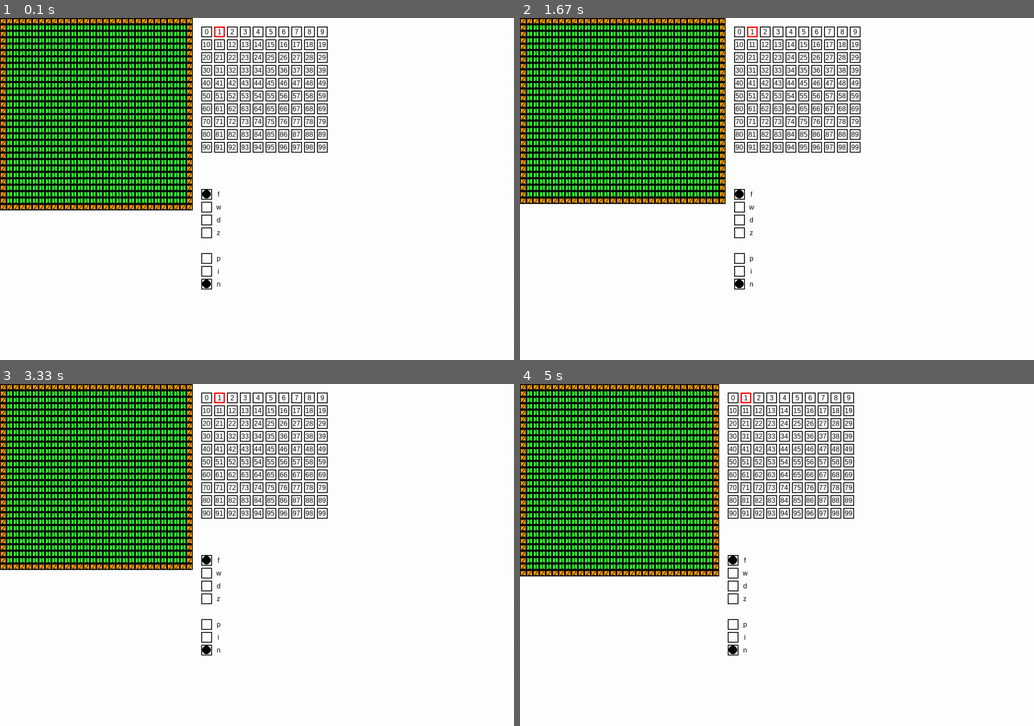
Above: before the commit, frames 1-4 (two rows, left to right).
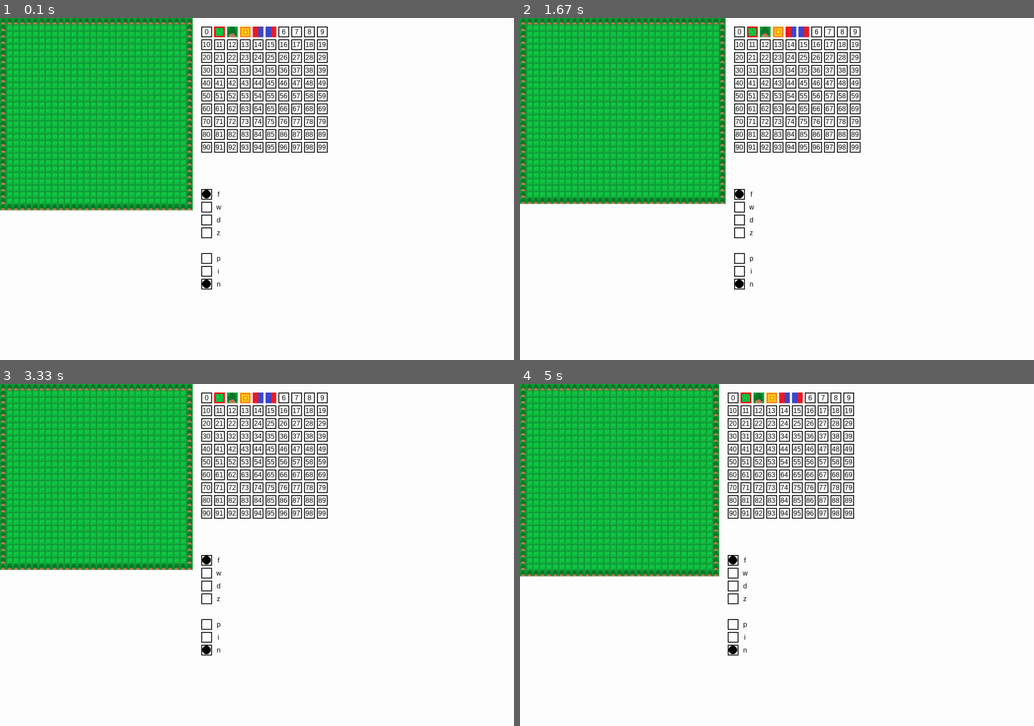
Above: after the commit, the same moments.

Repository: LWhite200/pygames
Game: pygame game, started from Isometric/grid Maker/gridMaker.py
Same seed, same stepped clock (60 frames per second), same inputs: the game is played once before the commit and once after it.
Inputs:
- Up to frame 1 (0.1 s): no input
- Up to frame 2 (1.67 s): hold Right 0.33-0.8 s; hold Up 0.83-1.13 s; hold Right 1.17-1.63 s
- Up to frame 3 (3.33 s): hold Left 1.67-2.2 s; hold Down 2.23-2.53 s; hold Left 2.57-2.97 s; hold Up from 3 s (still down)
- Up to frame 4 (5 s): release Up at 3.37 s; hold Right 3.4-4.03 s; hold Down 4.07-4.43 s; hold Left 4.47-4.93 s; hold Right from 4.97 s (still down)

The runs differ from the first frame. In frame 1, 21% of the frame differs, in the area x 0-54%, y 0-57%; in frame 2, 22%; in frame 3, 21%; in frame 4, 22%, in the area x 0-55%, y 0-57%.

Commit message:
Add files via upload

Diff:
--- a/Isometric/grid Maker/gridMaker.py
+++ b/Isometric/grid Maker/gridMaker.py
@@ -2,6 +2,7 @@
 import sys
 import tkinter as tk
 from tkinter import simpledialog
+import os
 
 # Initialize Pygame
 pygame.init()
@@ -32,6 +33,19 @@
 selected_tile = 1  # Default selected tile
 selected_option = 'f'  # Default selected option
 selected_object = 'n'  # Default object type (none)
+
+# Load tile images
+tile_images = {}
+tiles_folder = "tiles"
+if os.path.exists(tiles_folder):
+    for filename in os.listdir(tiles_folder):
+        if filename.endswith(".png"):
+            tile_number = filename.split(".")[0]
+            try:
+                tile_number = int(tile_number)
+                tile_images[tile_number] = pygame.image.load(os.path.join(tiles_folder, filename))
+            except ValueError:
+                pass  # Ignore files that don't have a numeric name
 
 def initialize_grid():
     """Initialize the grid with 'f' for 1 and 'w' for 2, and no objects."""
@@ -53,7 +67,7 @@
     return area_name
 
 def save_grid_to_file():
-    """Saves the grid to a file with the specified area name."""
+    """Saves the grid to a file with the specified area name in 2D array format."""
     area_name = get_area_name()
     if area_name is None:  # User canceled the input
         print("Save canceled.")
@@ -63,6 +77,7 @@
 
     try:
         with open(filename, 'w') as f:
+            f.write(f"{area_name} = [\n")  # Use the area name as the variable name
             for y in range(GRID_HEIGHT):
                 row = []
                 for x in range(GRID_WIDTH):
@@ -72,30 +87,38 @@
                     object_data = tile_data["object"]
                     metadata = tile_data["metadata"]
 
-                    # Format the object field
+                    # Format the object field using | instead of {}
                     if tile_option == 'd':
                         door_id = metadata["door_id"]
                         place = metadata["place"]
                         place_door_id = metadata["place_door_id"]
-                        object_str = f"{{d,{door_id},{place},{place_door_id}}}"
+                        object_str = f"|d|{door_id}|{place}|{place_door_id}|"
                     elif object_data == 'n':
-                        object_str = "{n}"
+                        object_str = "|n|"
                     elif object_data == 'p':
                         person_id = metadata["person_id"]
                         direction = metadata["direction"]
-                        object_str = f"{{p,{person_id},{direction}}}"
+                        object_str = f"|p|{person_id}|{direction}|"
                     elif object_data == 'i':
                         item_id = metadata["item_id"]
                         num_items = metadata["num_items"]
-                        object_str = f"{{i,{item_id},{num_items}}}"
-
-                    # Save the tile in the format [tile number][f,w,z,d][{object}]
-                    row.append(f"{tile_number}{tile_option}{object_str}")
-                f.write(" ".join(row) + "\n")
+                        object_str = f"|i|{item_id}|{num_items}|"
+
+                    # Save the tile in the format "tile_number+tile_option+object_str"
+                    row.append(f'"{tile_number}{tile_option}{object_str}"')
+
+                # Write row as a list of strings, each one quoted
+                f.write("    [" + ", ".join(row) + "],\n")
+
+            f.write("]\n")
 
         print(f"Grid saved to {filename}")
     except IOError as e:
         print(f"Error saving file: {e}")
+
+
+
+
 
 def get_tile_color(tile_value):
     """Returns the color based on the tile's option (f, w, d, z)."""
@@ -120,14 +143,21 @@
             pygame.draw.rect(screen, tile_color, (x * TILE_SIZE, y * TILE_SIZE, TILE_SIZE, TILE_SIZE))
             pygame.draw.rect(screen, BLACK, (x * TILE_SIZE, y * TILE_SIZE, TILE_SIZE, TILE_SIZE), 2)
 
-            # Draw the number on the tile
+            # Draw the number on the tile or the tile image
             if isinstance(tile_data["tile"], str):
-                number = tile_data["tile"][:-1]  # Remove the option character
+                number = int(tile_data["tile"][:-1])  # Remove the option character
             else:
-                number = str(tile_data["tile"])
-            text_surface = FONT.render(number, True, BLACK)
-            text_rect = text_surface.get_rect(center=(x * TILE_SIZE + TILE_SIZE // 2, y * TILE_SIZE + TILE_SIZE // 2))
-            screen.blit(text_surface, text_rect)
+                number = tile_data["tile"]
+
+            if number in tile_images:
+                # Scale the image to fit the tile size
+                image = pygame.transform.scale(tile_images[number], (TILE_SIZE, TILE_SIZE))
+                screen.blit(image, (x * TILE_SIZE, y * TILE_SIZE))
+            else:
+                # Draw the number on the tile
+                text_surface = FONT.render(str(number), True, BLACK)
+                text_rect = text_surface.get_rect(center=(x * TILE_SIZE + TILE_SIZE // 2, y * TILE_SIZE + TILE_SIZE // 2))
+                screen.blit(text_surface, text_rect)
 
             # Draw the object (if any)
             if tile_data["object"] == 'p':  # Person (white circle)
@@ -141,13 +171,24 @@
     for i in range(100):
         tile_x = panel_x + (i % 10) * 30
         tile_y = panel_y + (i // 10) * 30
+
+        # Draw the tile background
         pygame.draw.rect(screen, WHITE, (tile_x, tile_y, 25, 25))
         pygame.draw.rect(screen, BLACK, (tile_x, tile_y, 25, 25), 2)
-        text_surface = FONT.render(str(i), True, BLACK)
-        text_rect = text_surface.get_rect(center=(tile_x + 12, tile_y + 12))
-        screen.blit(text_surface, text_rect)
+
+        # If an image exists for this tile number, draw it
+        if i in tile_images:
+            image = pygame.transform.scale(tile_images[i], (25, 25))  # Scale the image to fit the panel
+            screen.blit(image, (tile_x, tile_y))
+        else:
+            # Otherwise, draw the number on the tile
+            text_surface = FONT.render(str(i), True, BLACK)
+            text_rect = text_surface.get_rect(center=(tile_x + 12, tile_y + 12))
+            screen.blit(text_surface, text_rect)
+
+        # Highlight the selected tile
         if i == selected_tile:
-            pygame.draw.rect(screen, (255, 0, 0), (tile_x, tile_y, 25, 25), 3)  # Highlight selected tile
+            pygame.draw.rect(screen, (255, 0, 0), (tile_x, tile_y, 25, 25), 3)
 
 def draw_radio_buttons():
     # Tile options (f, w, d, z)
Binary file added: Isometric/grid Maker/tiles/1.png
Binary file added: Isometric/grid Maker/tiles/2.png
Binary file added: Isometric/grid Maker/tiles/3.png
Binary file added: Isometric/grid Maker/tiles/4.png
Binary file added: Isometric/grid Maker/tiles/5.png
Binary file added: Isometric/grid Maker/tiles/template.png
